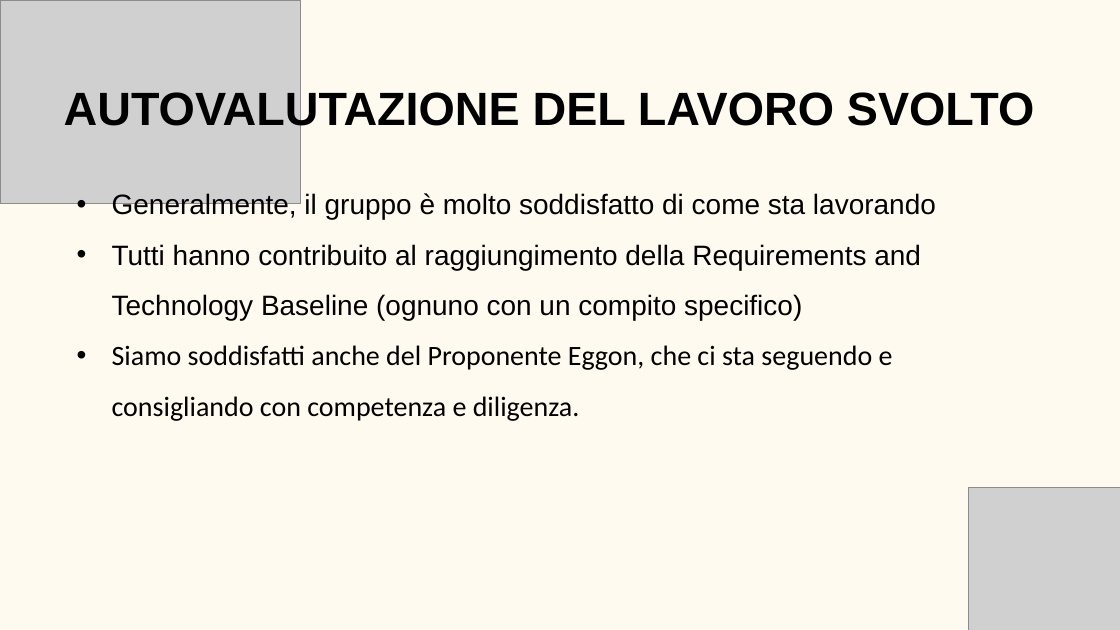
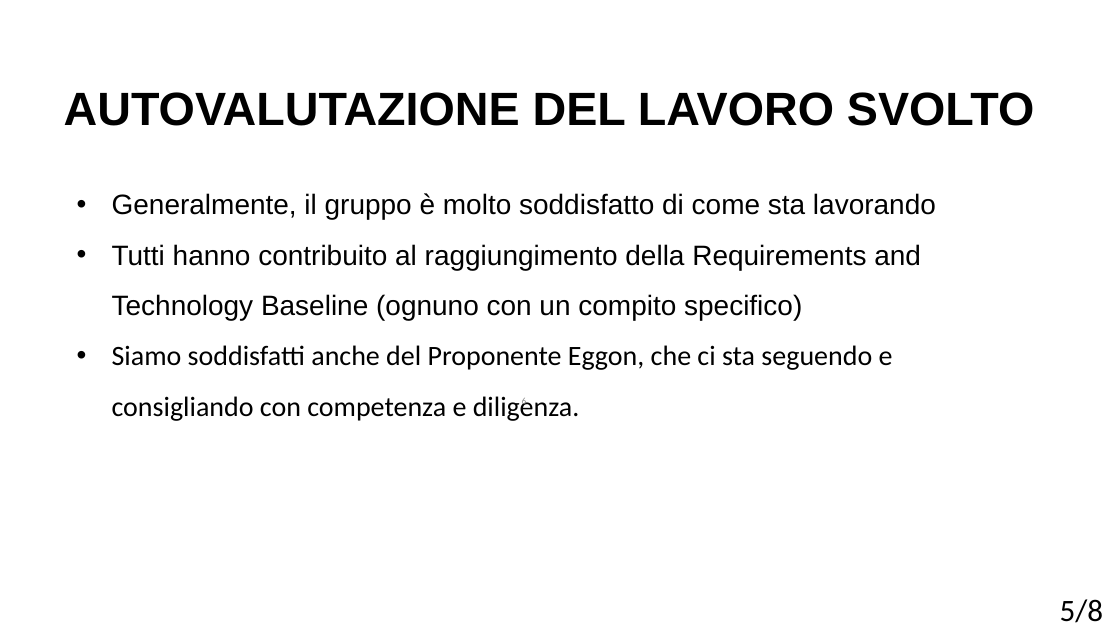
Before and after one commit to BugBustersUnipd/DocumentazioneSWE, a slide deck: slide 6 of RTB/PRESENTAZIONE RTB/Presentazione RTB.pptx (slide 7 before the commit). Drawn at 1120x630 pixels with LibreOffice and Linux fonts; fonts in the diff are those of the drawing; grey boxes stand for pictures; background and template pictures are left out. Boxes give left, top, right and bottom in pixels: in the first picture for what was removed or moved away, otherwise in the second. Text is boxed around its words. In the diff, an @@ line names an element or a change of style, - is before the commit and + after.

```diff
--- a/RTB/PRESENTAZIONE RTB/Presentazione RTB.pptx
+++ b/RTB/PRESENTAZIONE RTB/Presentazione RTB.pptx
@@ background #FFFAEF to picture (left out) @@
@@ picture removed at (0,0,301,203) @@
@@ page number added at (522,398,527,406), 12 pt, text #8C8C8C @@
+6
@@ picture removed at (968,488,1120,630) @@
@@ text added at (1060,599,1103,623), 40 pt, text #000000 @@
+5/8
```
Also in this commit, not shown: 8 other slides changed, 1 slide removed, 1 other file.
